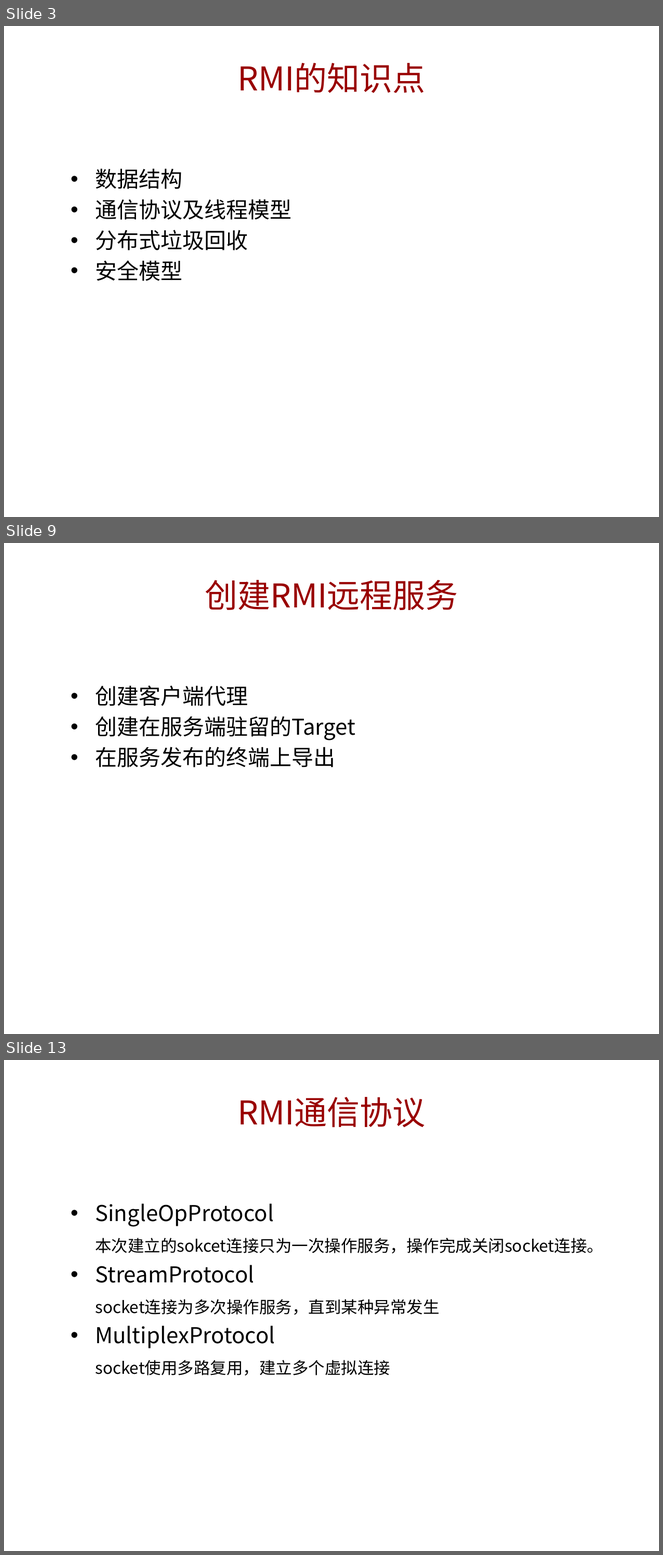
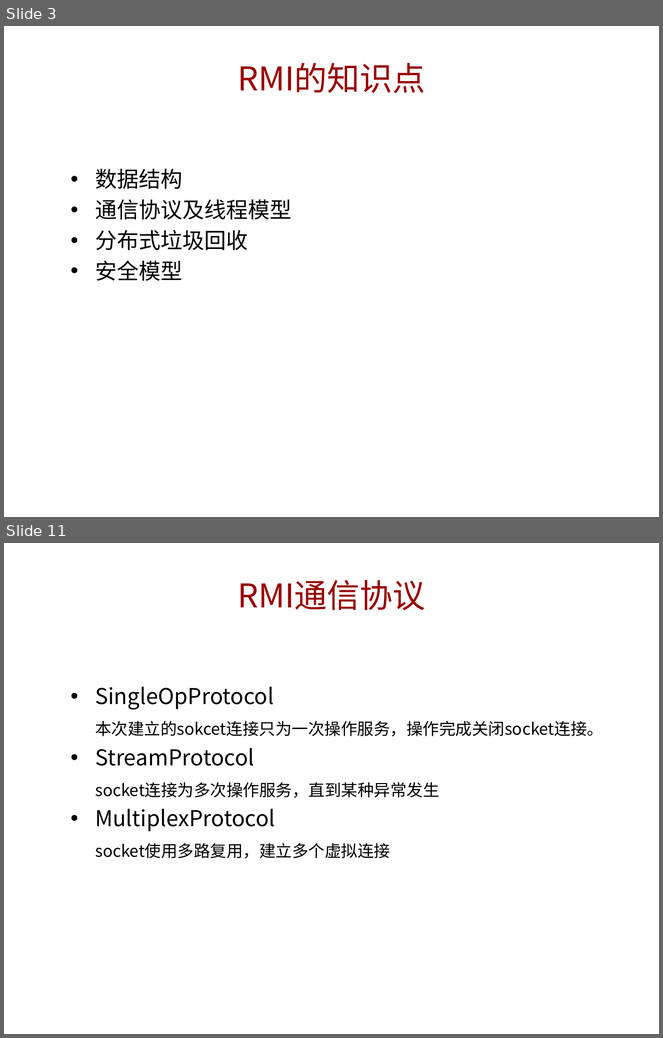
Before and after one commit to jianzijian/Hello-World, a slide deck: RMI学习分享.pptx. Shown one above the other, each under a label of ours: slides 3, 9 and 13 before the commit, slides 3 and 11 after it; the slides between them are not shown. The pictures are 663x1555 and 663x1038 pixels, drawn with LibreOffice and Linux fonts; fonts in the diff are those of the drawing; background and template pictures are left out. Boxes give left, top, right and bottom in pixels: in the first picture for what was removed or moved away, otherwise in the second. Text is boxed around its words. In the diff, an @@ line names an element or a change of style, - is before the commit and + after.

```diff
--- a/RMI学习分享.pptx
+++ b/RMI学习分享.pptx
@@ slide 9 removed at bbox=[4, 543, 659, 1034], background picture (left out) @@
@@ title removed at bbox=[205, 580, 458, 610] @@
-创建RMI远程服务
@@ text removed at bbox=[95, 685, 356, 768] @@
-• 创建客户端代理
-• 创建在服务端驻留的Target
-• 在服务发布的终端上导出
@@ what was slide 13 is now slide 11 @@
```
Also in this commit, not shown: 1 slide changed, 7 slides added, 7 other slides removed.
